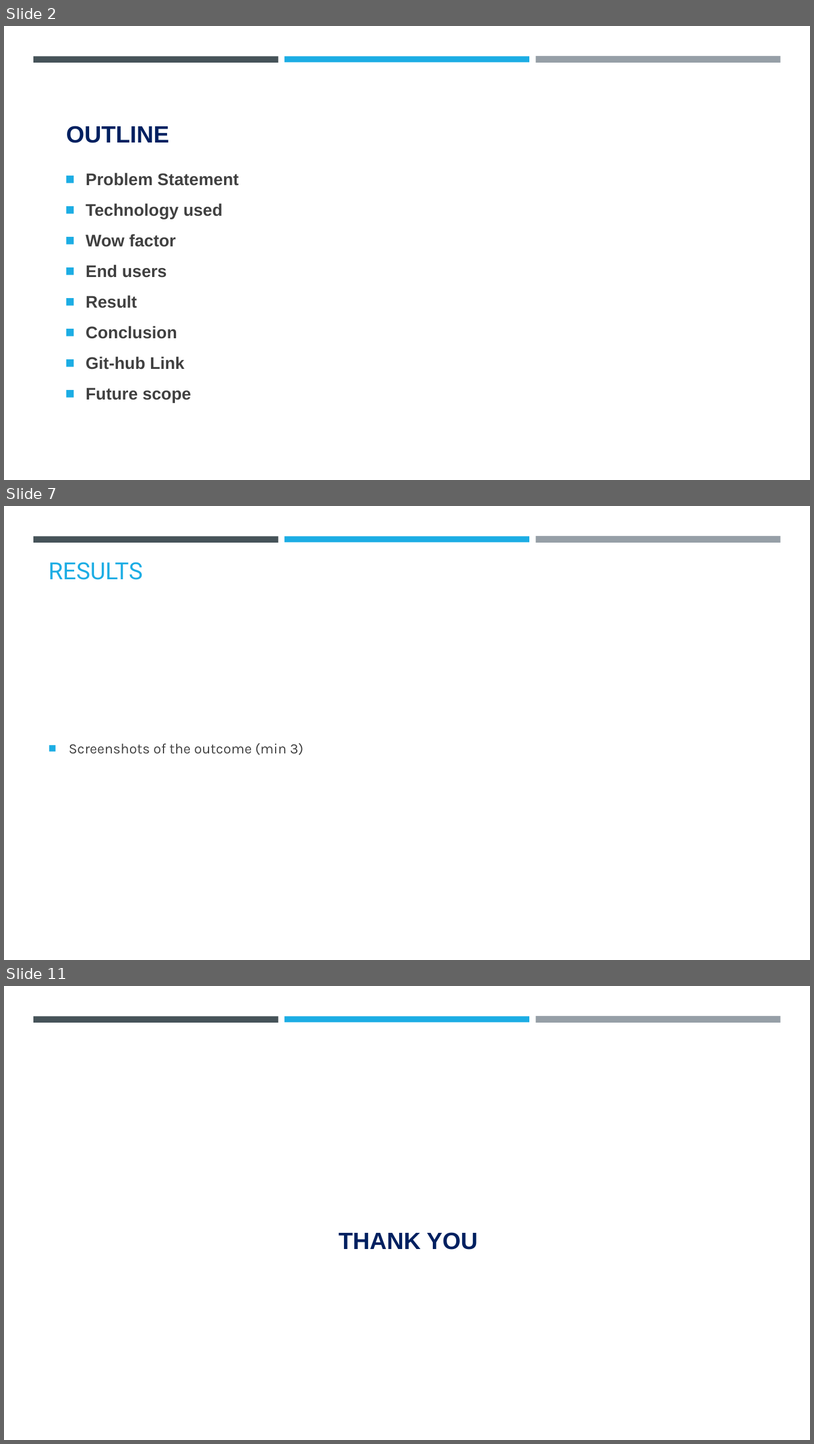
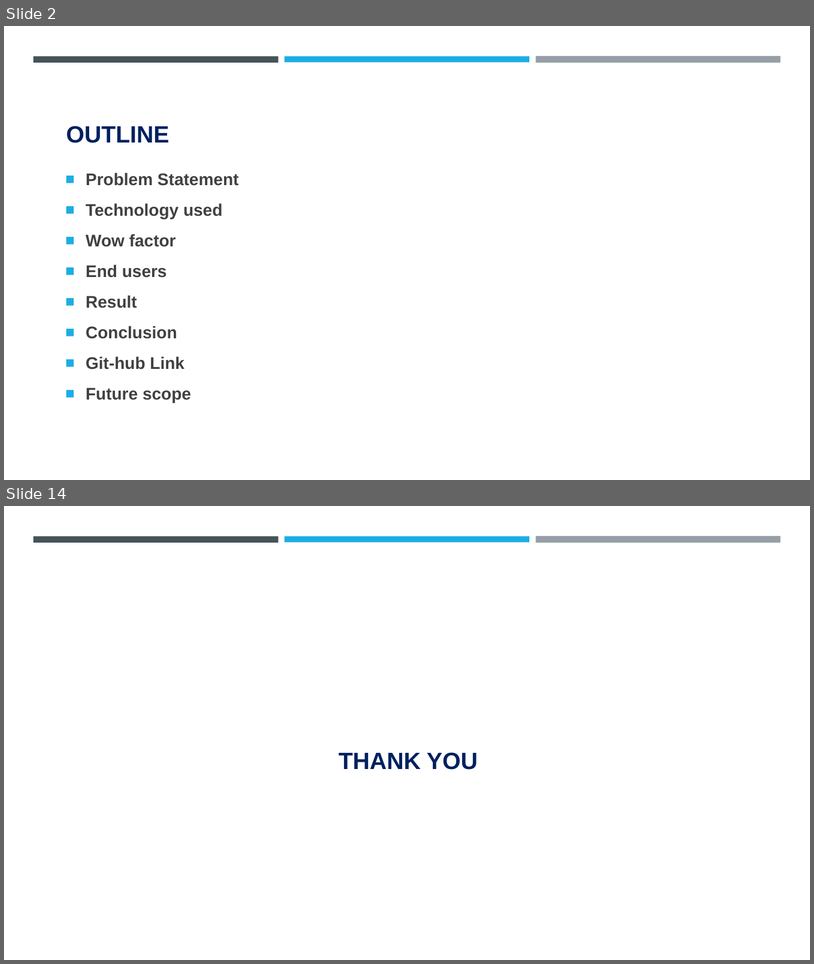
Before and after one commit to AniketDohale/Steganography, a slide deck: AICTE PPT Template.pptx. Shown one above the other, each under a label of ours: slides 2, 7 and 11 before the commit, slides 2 and 14 after it; the slides between them are not shown. The pictures are 814x1444 and 814x964 pixels, drawn with LibreOffice and Linux fonts; fonts in the diff are those of the drawing; background and template pictures are left out. Boxes give left, top, right and bottom in pixels: in the first picture for what was removed or moved away, otherwise in the second. Text is boxed around its words. In the diff, an @@ line names an element or a change of style, - is before the commit and + after.

```diff
--- a/AICTE PPT Template.pptx
+++ b/AICTE PPT Template.pptx
@@ slide 7 removed at [4, 506, 810, 960], background #FFFFFF; not listed: 3 template elements that a slide beside it also shows @@
@@ title removed at [48, 562, 143, 580] @@
-RESULTS
@@ text removed at [69, 743, 304, 755] @@
-■ Screenshots of the outcome (min 3)
@@ what was slide 11 is now slide 14 @@
```
Also in this commit, not shown: 1 slide changed, 10 slides added, 6 other slides removed, 5 other files.
